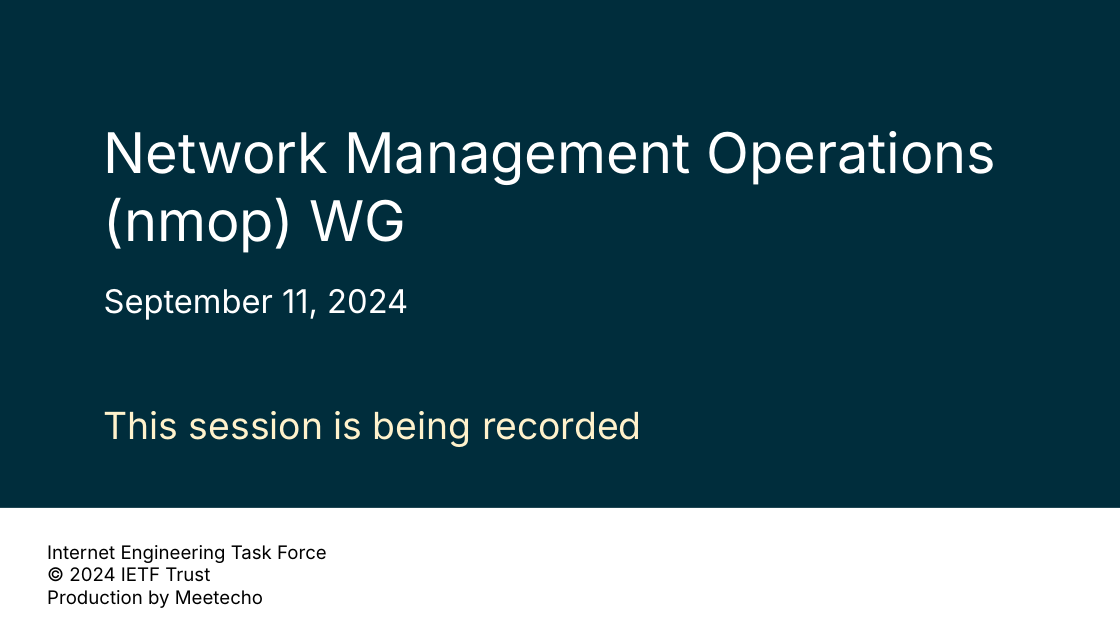
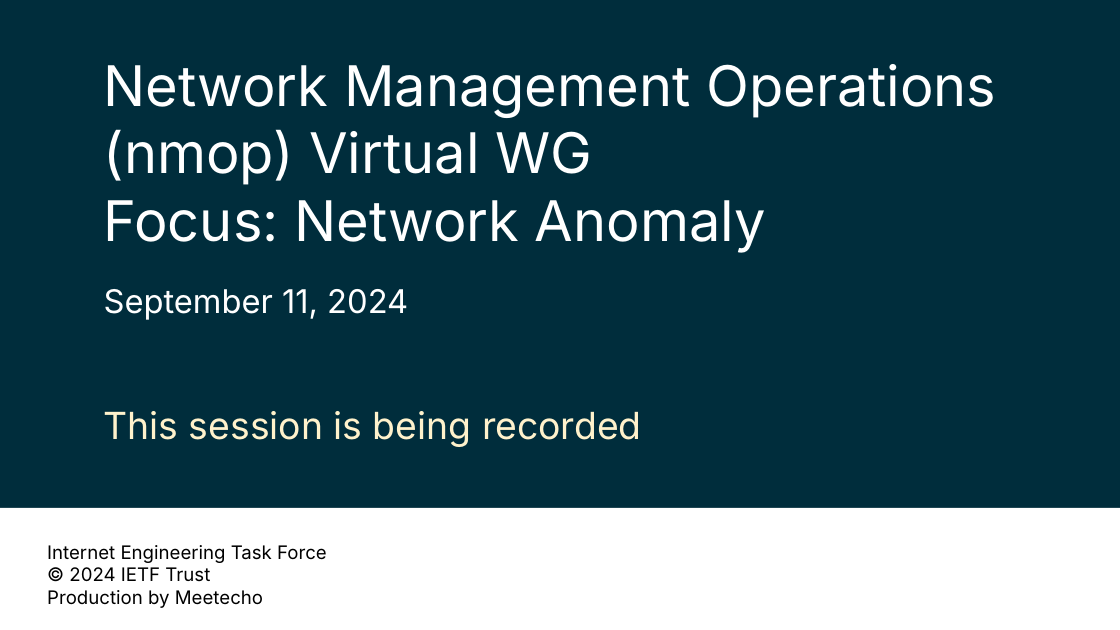
Before and after one commit to ietf-wg-nmop/IETF-Meetings, a slide deck: slide 1 of interim-092024/nmop-chairs-slides.pptx. Drawn at 1120x630 pixels with LibreOffice and Linux fonts; fonts in the diff are those of the drawing; background and template pictures are left out. Boxes give left, top, right and bottom in pixels: in the first picture for what was removed or moved away, otherwise in the second. Text is boxed around its words. In the diff, an @@ line names an element or a change of style, - is before the commit and + after.

```diff
--- a/interim-092024/nmop-chairs-slides.pptx
+++ b/interim-092024/nmop-chairs-slides.pptx
@@ title at bbox=[104, 64, 996, 253]: text changed @@
-Network Management Operations (nmop) WG
+Network Management Operations (nmop) Virtual WG
+Focus: Network Anomaly
```
